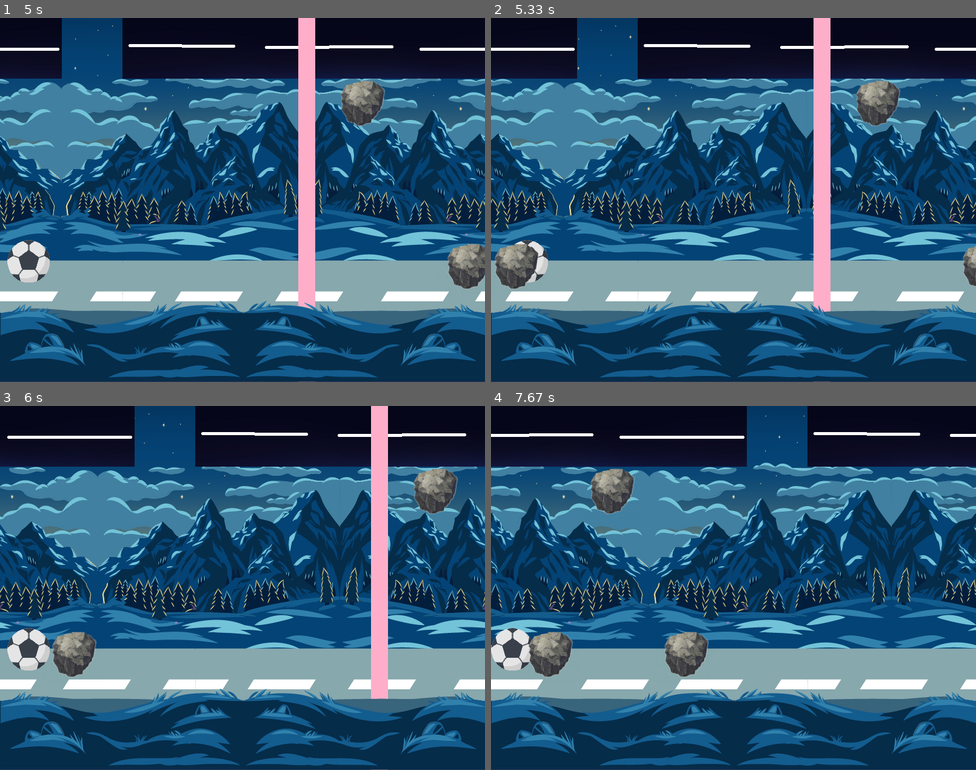
Above: before the commit, frames 1-4 (two rows, left to right).
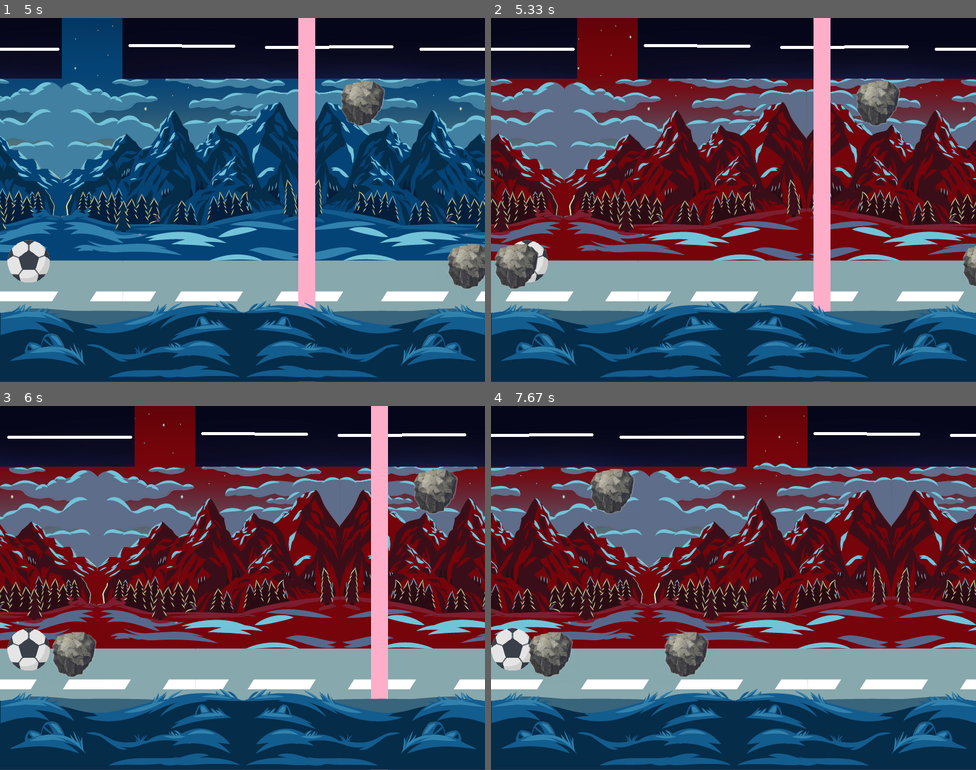
Above: after the commit, the same moments.

Repository: JulianH99/pygame2017
Game: pygame game, started from Mundo/pruebas.py
The game is run twice, just before and just after one commit, with the same random seed, the same clock (stepped at 60 frames per second) and the same inputs.
Inputs:
- Up to frame 1 (5 s): hold Right 0.33-0.8 s; hold Up 0.83-1.13 s; hold Right 1.17-1.63 s; hold Left 1.67-2.2 s; hold Left 2.23-2.63 s; hold Up 2.67-3.03 s; hold Right 3.07-3.7 s; hold Left 3.73-4.2 s; hold Right 4.23-4.7 s
- Up to frame 2 (5.33 s): hold Right from 5.07 s (still down)
- Up to frame 3 (6 s): release Right at 5.53 s; hold Left from 5.57 s (still down)
- Up to frame 4 (7.67 s): release Left at 6.1 s; hold Left 6.13-6.53 s; hold Up 6.57-6.93 s; hold Right 6.97-7.6 s; hold Left from 7.63 s (still down)

Frame 1 is identical in both runs. In frame 2, 44% of the frame differs, in the area x 0-100%, y 0-67%; in frame 3, 44%; in frame 4, 46%.

Commit message:
Implementacion nuevas escenario
* Clase escenario:
+ se implemnta metodo para cambiar fondo movil
+ se crear diccionario con fondos ( para obstaculo, powerups bueno y malos, cambio de velocidad y puntaje)
+ se utilizan cambio de fondo para colisiones, para cambio de velocidad

Diff:
--- a/Mundo/Bolita/ClaseBolita.py
+++ b/Mundo/Bolita/ClaseBolita.py
@@ -24,19 +24,19 @@
         self.tamanoPlat = tamanoPlat
         self.velocidadVertical = [0, 0]
         self.saltoDoble = False
-        self.saltos = 0
-
+        self.saltos =0
 
     #Metodo para el salto de la bolita, incluyendo el doble y el desplazamiento
     def salto(self,velocidad,tecla):
         # Algoritmo salto doble
         if self.saltoDoble:
 
+
             if self.saltos<1:
-                 if tecla == K_UP:
-                  self.velocidadVertical[0] = 0
-                  self.velocidadVertical[1] = -10
-                  self.saltos = self.saltos + 1
+                if tecla == K_UP:
+                    self.velocidadVertical[0] = 0
+                    self.velocidadVertical[1] = -10
+                    self.saltos = self.saltos + 1
             if self.rectangulo.centery == self.alto - (self.imagenrect.height / 2) - self.tamanoPlat + 10 - .5:
                 self.saltos = 0
 
--- a/Mundo/Escenario.py
+++ b/Mundo/Escenario.py
@@ -19,7 +19,13 @@
     ORIENT_DER_IZQ = 1
     ORIENT_G_NOR = 2
     ORIENT_G_INVER = 3
-
+    FONDOS={'NORMAL': image.load("Imagenes/fondoMovil1.png"),
+            'OBSTACULO': image.load("Imagenes/fondoObstaculo.png"),
+            'POWERUP_BUENO': image.load("Imagenes/fondoPowerupBueno.png"),
+            'POWERUP_MALO': image.load("Imagenes/fondoPowerupMalo.png"),
+            'AUMENTO_VELOCIDAD': image.load("Imagenes/fondoVelocidad.png"),
+            'PUNTAJE': image.load("Imagenes/fondoPuntaje.png")
+            }
 
     # constructor
     def __init__(self, velocidad,velocidadFondo, orientacion, ventana, ancho, alto):
@@ -29,7 +35,7 @@
         self.velocidadFondo = velocidadFondo  # velocidad del fondo
         self.velocidad = velocidad  # velocidad que tendra el escenario y sus obstaculos
         self.dirVel = 1 # direccion de la velocidad
-        self.fondo = [image.load("Imagenes/fondoMovil1.png"),image.load("Imagenes/fondoMovil1.png")]  # imagen del fondo del escenario
+        self.fondo = [self.FONDOS['NORMAL'],self.FONDOS['NORMAL']]  # imagen del fondo del escenario
         self.orientacion = orientacion  # orientacion del escenario
         self.obstaculos = []  # lista de obstaculos que van apareciendo
         self.rect = [self.fondo[0].get_rect(),self.fondo[1].get_rect()]  # obtencion de un retcnagulo del fondo
@@ -58,6 +64,7 @@
 
         self.__aux1= 0
         self.__aux2 = 0
+        self.__auxTiempoFondo = 0
 
     # generador aleatorio de obstaculos
     def generarObstaculos(self, puntaje, tiempo):
@@ -71,6 +78,7 @@
         if tiempo != self.__aux1 and tiempo % 300 == 0:
             self.__aux1 = tiempo
             self.velocidad += (1*self.dirVel)
+            self.cambiarFondo(self.FONDOS['AUMENTO_VELOCIDAD'])
 
 
         r = randint(20,70)
@@ -196,15 +204,21 @@
     # comprobacion de la colision de la bolita con algun obstaculo
     def colisionBolita(self, rect):
         if rect.collidelist(self.obstaculos)!=-1:
-            i=rect.collidelist(self.obstaculos)
+            i = rect.collidelist(self.obstaculos)
+            if type(self.obstaculos[i]) is not Laser:
+                self.cambiarFondo(self.FONDOS['OBSTACULO'])
+
             if type(self.obstaculos[i]) is Laser:
                 if self.obstaculos[i].activo:
+                    self.cambiarFondo(self.FONDOS['OBSTACULO'])
                     return self.obstaculos[i].getValorDanio()
                 else:
+                    self.cambiarFondo(self.FONDOS['NORMAL'])
                     return 0
 
             else:
                 return self.obstaculos[i].getValorDanio()
+        else: self.cambiarFondo(self.FONDOS['NORMAL'])
 
         return 0
 
@@ -310,6 +324,15 @@
             self.dirVel = 1
             self.posX = self.ancho
 
+    # cambiar fondo
+    def cambiarFondo(self,fondo):
+        self.fondo[0]=fondo
+        self.fondo[1]=fondo
+
+
+
+
+
     # colocar danio en 0
     def sinDanio(self):
         for obstaculo in self.obstaculos:
Binary file added: Mundo/Imagenes/fondoObstaculo.png
Binary file added: Mundo/Imagenes/fondoPowerupBueno.png
Binary file added: Mundo/Imagenes/fondoPowerupMalo.png
Binary file added: Mundo/Imagenes/fondoPuntaje.png
Binary file added: Mundo/Imagenes/fondoVelocidad.png
